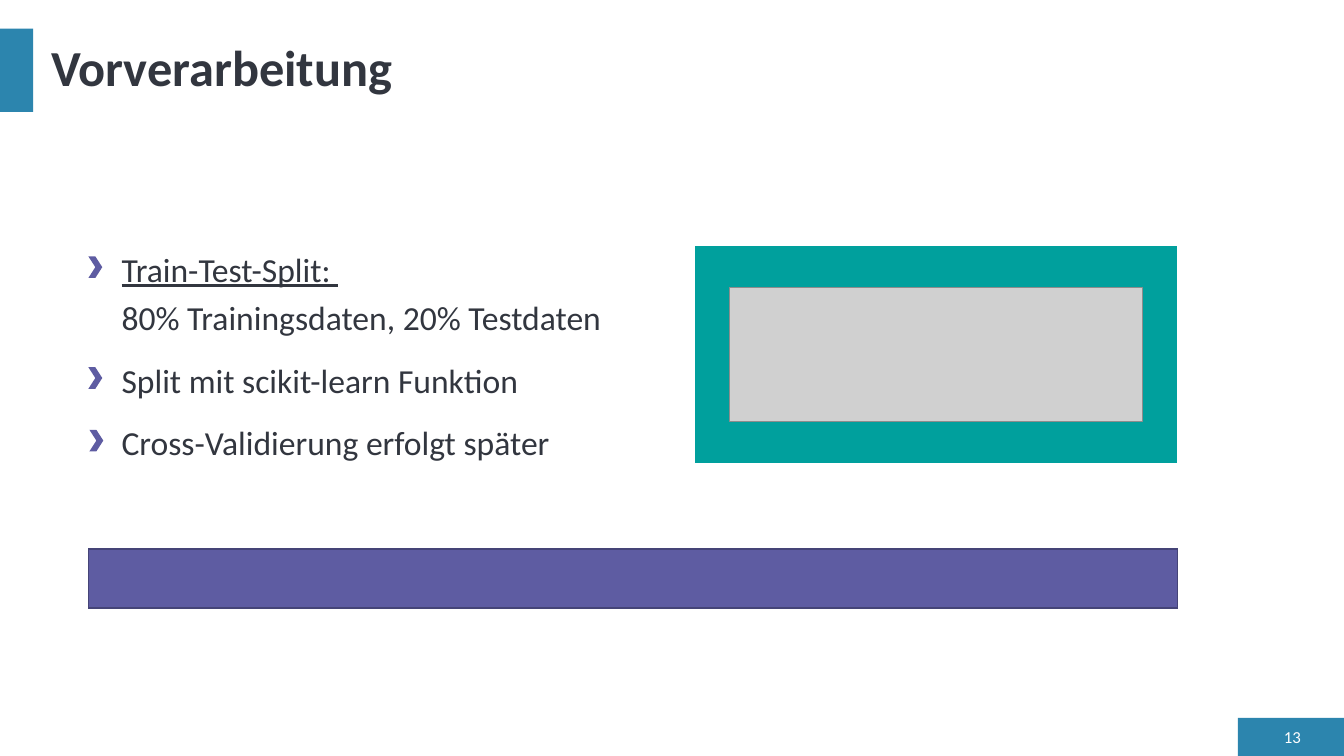
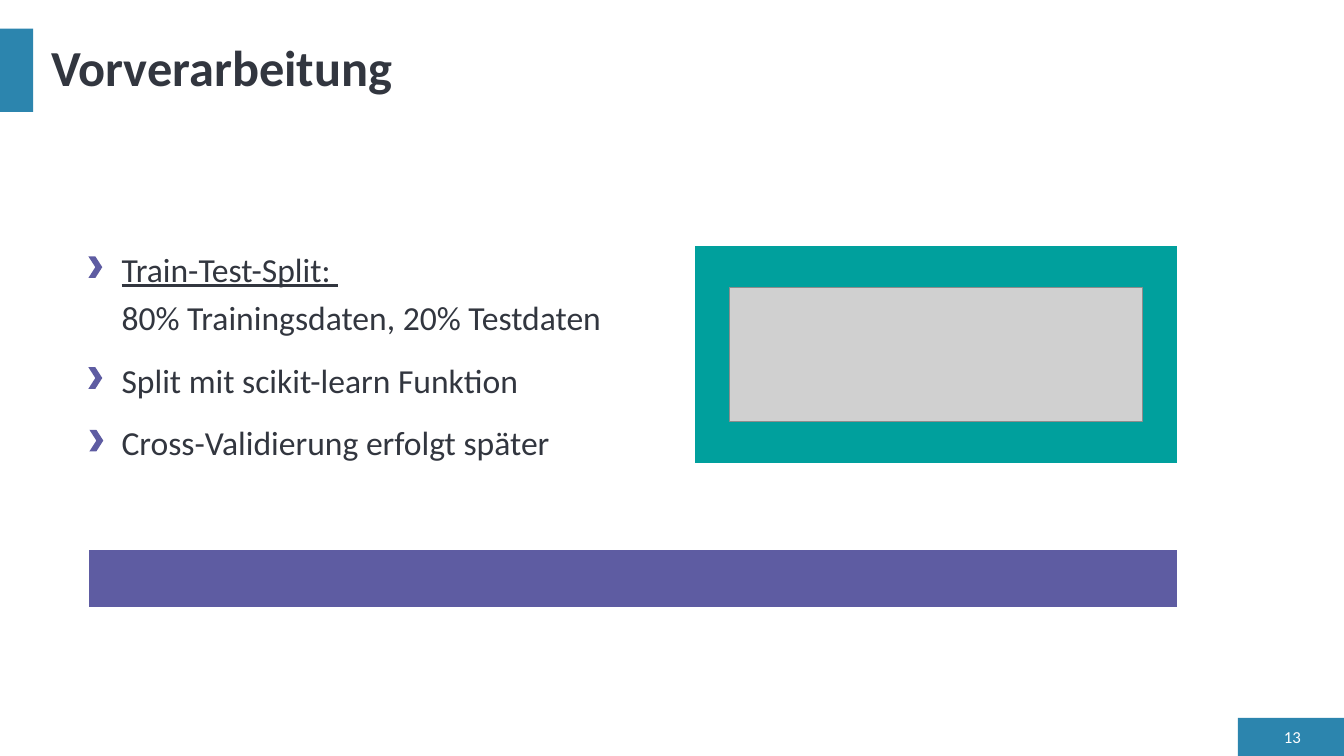
Before and after one commit to LennartFertig/DataExploration_HousePriceSeattle, a slide deck: slide 13 of project_presentation_Insight_Explorers.pptx. Drawn at 1344x756 pixels with LibreOffice and Linux fonts; fonts in the diff are those of the drawing; grey boxes stand for pictures. Boxes give left, top, right and bottom in pixels: in the first picture for what was removed or moved away, otherwise in the second. Text is boxed around its words. In the diff, an @@ line names an element or a change of style, - is before the commit and + after.

```diff
--- a/project_presentation_Insight_Explorers.pptx
+++ b/project_presentation_Insight_Explorers.pptx
@@ rectangle at box(89, 549, 1179, 608): outline #464478 1 pt to #FFFFFF 1 pt @@
```
Also in this commit, not shown: 6 other slides changed, 1 other file.
